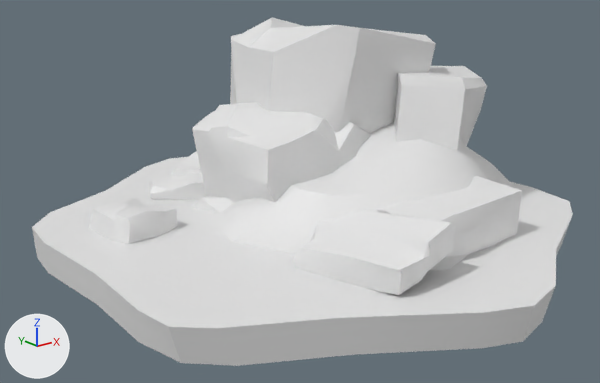
Before and after pictures for a commit that changed the FBX model Assets/Art/Models/Hillside Region/Hillside_Landscape02.fbx.
Before and after are seen from a 50 mm camera at (-0.944, -1.15, 0.507) aimed at (-0.033, -0.011, 0.051). Lighting does not change. The marker at lower left points along +X, +Y and +Z. Where no turn or scale is listed for an object, it has been applied to the vertices.

Objects in the first picture: 'Hillside_Landscape02'.
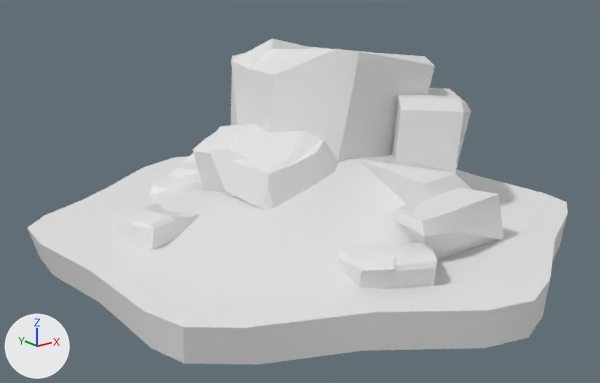
What the commit changed:
me_cube_003 is used by ob_hillside_landscape02; location (0.0, 0.0, 0.0).
me_cube_003 had 550 vertices, 627 faces and spanned x -0.456..0.463, y -0.515..0.509, z -0.062..0.351.
me_cube_003 now has 359 vertices, 311 faces and spans x -0.461..0.459, y -0.503..0.514, z -0.063..0.31.
me_cube_003 part 1: the loose piece of 61 vertices spanning x -0.362..-0.229, y 0.063..0.202, z -0.017..0.051 is rebuilt with 47 vertices and now spans x -0.346..-0.213, y 0.011..0.15, z -0.017..0.051.
me_cube_003 part 2: the loose piece of 57 vertices spanning x -0.054..0.331, y -0.082..0.306, z -0.03..0.351 is rebuilt with 43 vertices and now spans x -0.054..0.331, y -0.082..0.306, z -0.032..0.31.
me_cube_003 part 3: the loose piece of 53 vertices spanning x -0.156..0.132, y -0.088..0.181, z 0.008..0.2 is rebuilt with 47 vertices and now spans x -0.156..0.168, y -0.088..0.181, z -0.033..0.161.
me_cube_003 part 4: the loose piece of 41 vertices spanning x 0.093..0.387, y -0.184..0.065, z 0.003..0.262 is rebuilt with 28 vertices and now spans x 0.093..0.346, y -0.184..0.065, z -0.003..0.22.
me_cube_003 part 5: the loose piece of 34 vertices spanning x -0.19..-0.006, y -0.382..-0.143, z -0.022..0.086 is rebuilt with 40 vertices and now spans x -0.165..0.048, y -0.383..-0.171, z -0.028..0.05.
me_cube_003 part 6: the loose piece of 32 vertices spanning x -0.042..0.207, y -0.344..-0.094, z -0.059..0.092 is rebuilt with 18 vertices and now spans x -0.03..0.188, y -0.332..-0.143, z -0.011..0.081.
me_cube_003 part 7: a new loose piece of 90 vertices spanning x -0.461..0.459, y -0.503..0.514, z -0.063..0.118, in mat_tilecolors_005 (white #e7e7e7).
Part 8, on me_cube_003:
231 vertices are removed from x -0.456..0.463, y -0.515..0.509, z -0.062..0.172.
306 faces are deleted.
5 vertices are added at (-0.131, 0.31, 0.016), (-0.068, 0.182, 0.035), (-0.195, 0.262, -0.002), (-0.126, 0.203, -0.003), (-0.16, 0.233, -0.002).
10 new faces join them.

Changed parts and their boxes [x1, y1, x2, y2] in the pictures (600 x 383 px):
'Hillside_Landscape02', reshaped (6% shorter)
    before: [32, 18, 573, 366]
    after: [27, 38, 568, 365]
part 1 of me_cube_003, rebuilt
    before: [89, 198, 177, 244]
    after: [111, 203, 200, 250]
part 2 of me_cube_003, rebuilt
    before: [230, 18, 436, 134]
    after: [231, 38, 435, 163]
part 3 of me_cube_003, rebuilt
    before: [192, 102, 371, 202]
    after: [193, 124, 338, 211]
part 4 of me_cube_003, rebuilt
    before: [394, 66, 487, 151]
    after: [391, 88, 471, 173]
part 5 of me_cube_003, rebuilt
    before: [293, 210, 455, 295]
    after: [338, 241, 437, 289]
part 6 of me_cube_003, rebuilt
    before: [377, 176, 522, 257]
    after: [391, 188, 504, 260]
part 7 of me_cube_003, added
    after: [27, 155, 568, 365]
part 8 of me_cube_003, cut back
    before: [32, 123, 573, 366]
    after: [150, 168, 203, 200]
